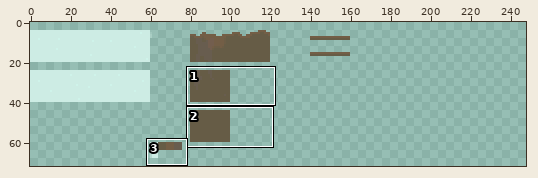
File history of a sprite sheet, pointless-fighting/images/terrainNorth.png. The picture above shows the old version from afar; the outline marks the close-up.
Close-up. Old version:
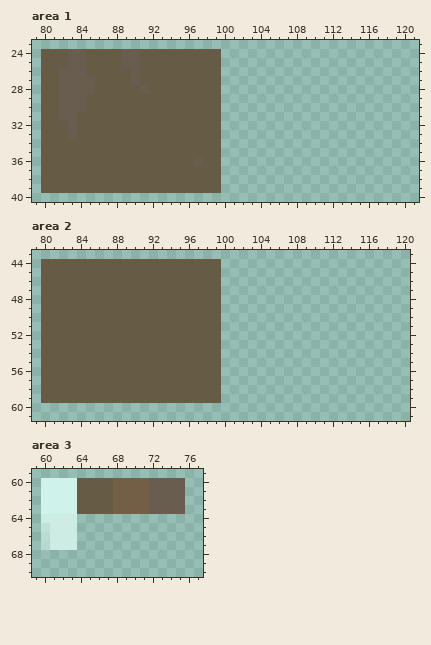
The file is 320x160 pixels. Pixels under 10% opacity are left out. Colours within 5 levels of each other are drawn and written as one. Shown: area 1: x 79..121, y 23..40; area 2: x 79..120, y 43..61; area 3: x 59..77, y 59..70. The wide view leaves out empty margins. The commit also changed other parts of the picture, which this record leaves out.
Now the later version:
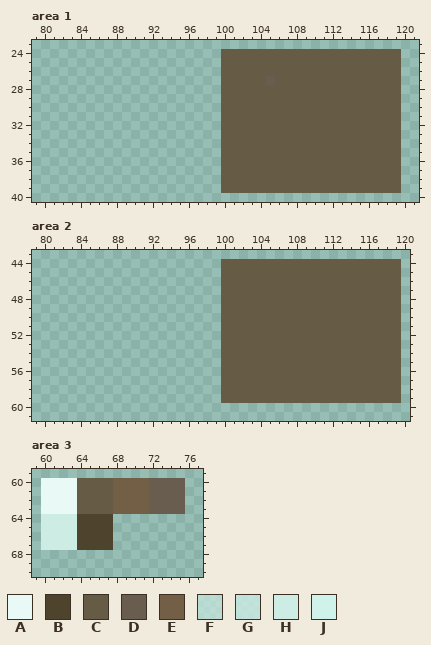
Palette (. is transparent): A #e9f9f5  B #4e432c  C #665c46  D #685d4f  E #735e46  F #cdece4a5  G #cdece4ce  H #cdece4  J #cff3ea
Change:
Area 1:
y 24..25: x 80..119 CCCDDCCCCDDCCCCCCCCC.................... -> ....................CCCCCCCCCCCCCCCCCCCC
y 26: x 80..119 CCDDDCCCCCDCCCCCCCCC.................... -> ....................CCCCCCCCCCCCCCCCCCCC
y 27: x 80..119 CCDDDDCCCCDCCCCCCCCC.................... -> ....................CCCCCDCCCCCCCCCCCCCC
y 28: x 80..119 CCDDDDCCCCCDCCCCCCCC.................... -> ....................CCCCCCCCCCCCCCCCCCCC
y 29..30: x 80..119 CCDDDCCCCCCCCCCCCCCC.................... -> ....................CCCCCCCCCCCCCCCCCCCC
y 31: x 80..119 CCDDCCCCCCCCCCCCCCCC.................... -> ....................CCCCCCCCCCCCCCCCCCCC
y 32..33: x 80..119 CCCDCCCCCCCCCCCCCCCC.................... -> ....................CCCCCCCCCCCCCCCCCCCC
y 34..35: x 80..119 CCCCCCCCCCCCCCCCCCCC.................... -> ....................CCCCCCCCCCCCCCCCCCCC
y 36: x 80..119 CCCCCCCCCCCCCCCCCDCC.................... -> ....................CCCCCCCCCCCCCCCCCCCC
y 37..39: x 80..119 CCCCCCCCCCCCCCCCCCCC.................... -> ....................CCCCCCCCCCCCCCCCCCCC
Area 2:
y 44..59: x 80..119 CCCCCCCCCCCCCCCCCCCC.................... -> ....................CCCCCCCCCCCCCCCCCCCC
Area 3:
y 60..63: x 60..63 JJJJ -> AAAA
y 64: x 64..67 .... -> BBBB
y 65: x 60 G -> H; x 64..67 .... -> BBBB
y 66..67: x 60 F -> H; x 64..67 .... -> BBBB
Pixel boxes of the changes (left, top, right, bottom) in both close-ups:
changed: (41, 49, 401, 193)
changed: (41, 259, 401, 403)
changed: (41, 478, 113, 550)
